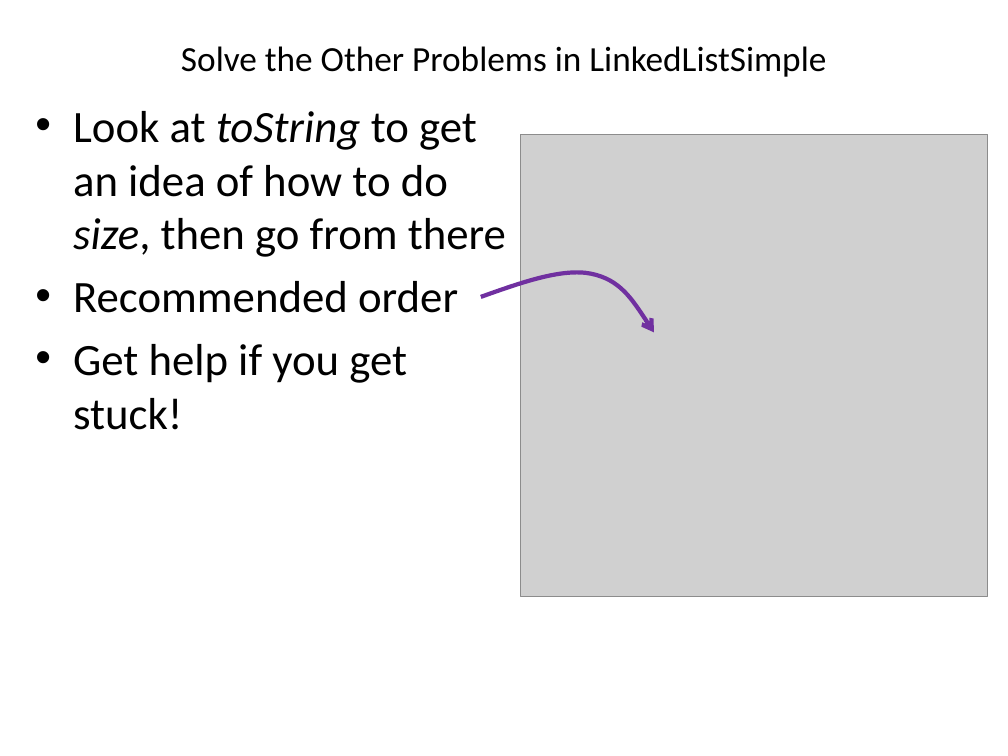
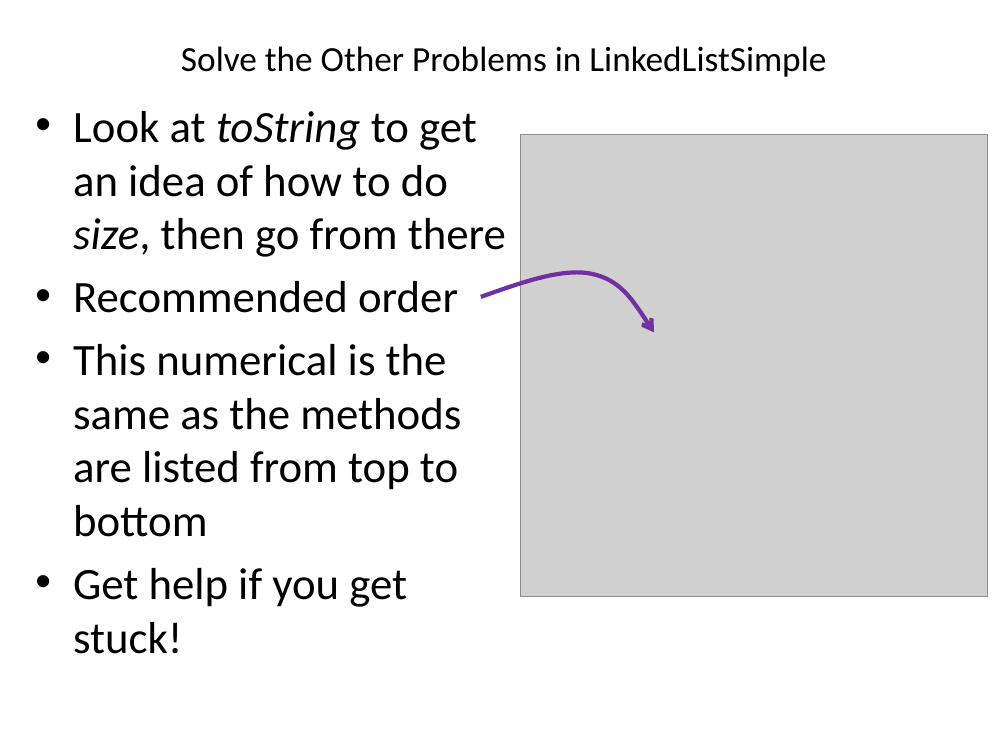
Before and after one commit to RHIT-CSSE/csse220, a slide deck: slide 10 of ClassMaterials/LinkedLists/Slides/Part1-LinkedLists.pptx. Drawn at 1008x756 pixels with LibreOffice and Linux fonts; fonts in the diff are those of the drawing; grey boxes stand for pictures. Boxes give left, top, right and bottom in pixels: in the first picture for what was removed or moved away, otherwise in the second. Text is boxed around its words. In the diff, an @@ line names an element or a change of style, - is before the commit and + after.

```diff
--- a/ClassMaterials/LinkedLists/Slides/Part1-LinkedLists.pptx
+++ b/ClassMaterials/LinkedLists/Slides/Part1-LinkedLists.pptx
@@ text at <box>73,344,461,537</box>: paragraph added @@
+• This numerical is the same as the methods are listed from top to bottom
```
Also in this commit, not shown: 1 other slide changed, 2 slides added, 16 other files.
